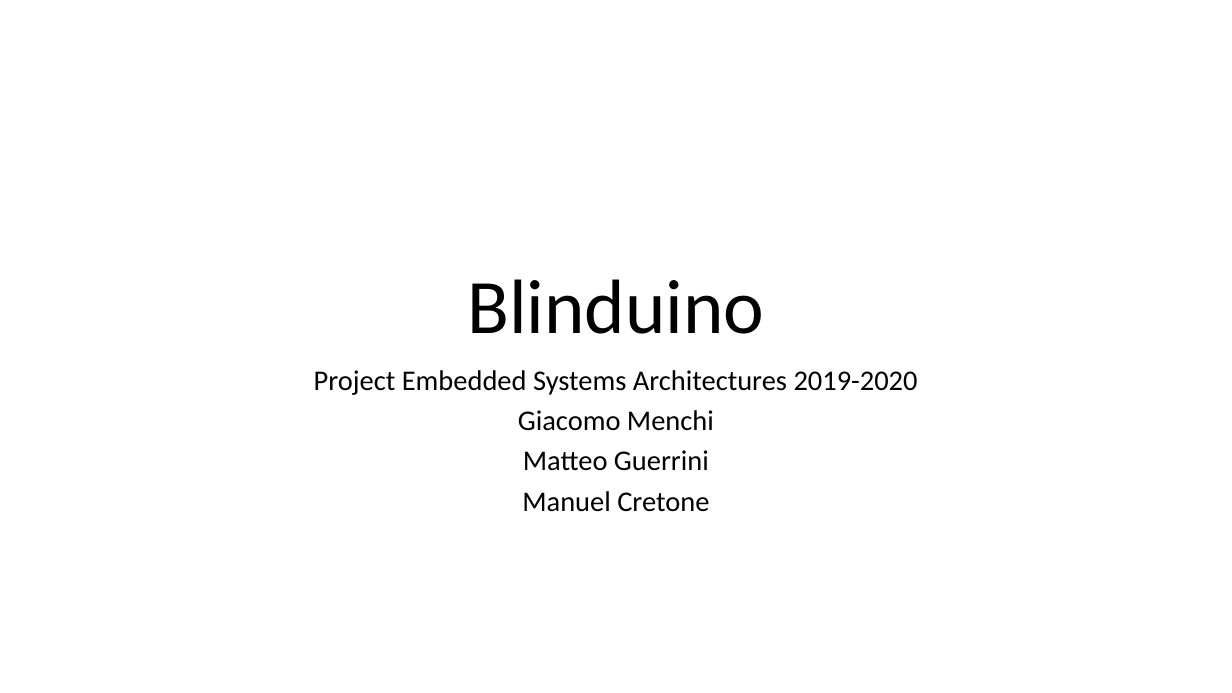
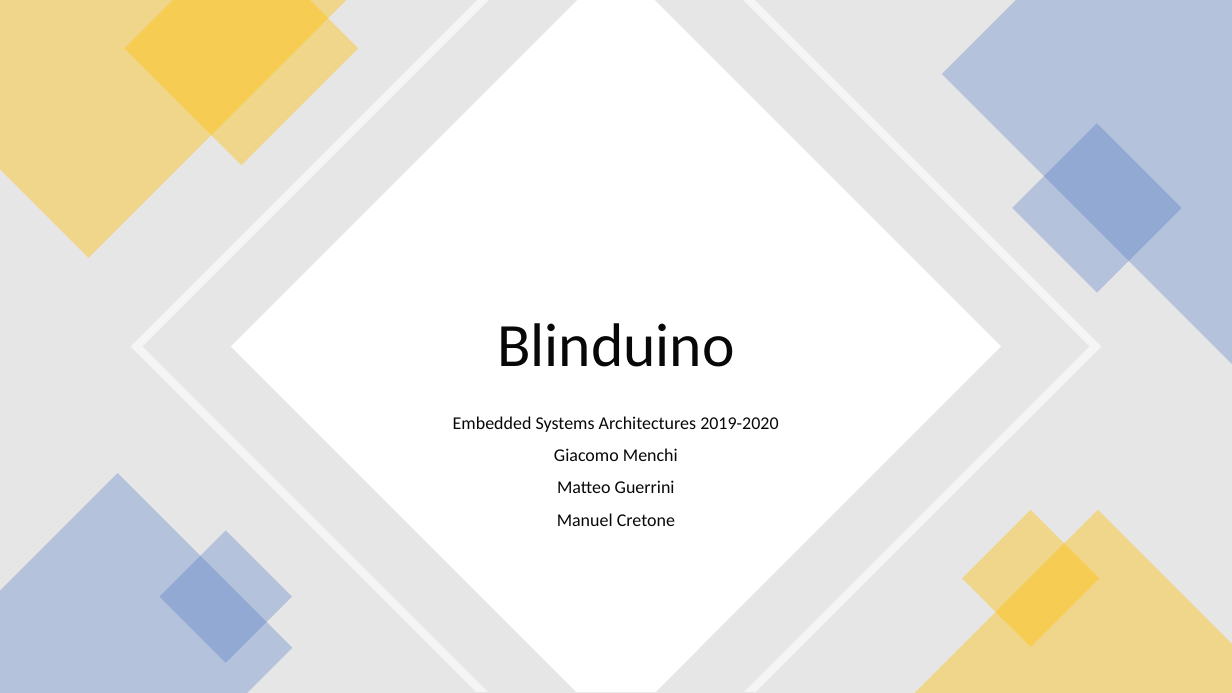
Before and after one commit to TheSmetz/Blinduino, a slide deck: slide 1 of Blinduino.pptx. Drawn at 1232x693 pixels with LibreOffice and Linux fonts; fonts in the diff are those of the drawing. Boxes give left, top, right and bottom in pixels: in the first picture for what was removed or moved away, otherwise in the second. Text is boxed around its words. In the diff, an @@ line names an element or a change of style, - is before the commit and + after.

Commit message:
Updated Blinduino presentation

```diff
--- a/Blinduino.pptx
+++ b/Blinduino.pptx
@@ rectangle added at [0,0,1232,693], fill #E7E6E6 @@
@@ freeform shape added at [0,0,346,258], fill #FFC000 at 40% opacity @@
@@ freeform shape added at [125,0,359,166], fill #FFC000 at 40% opacity @@
@@ freeform shape added at [130,0,1102,693], fill #FFFFFF at 60% opacity @@
@@ freeform shape added at [231,0,1001,693], fill #FFFFFF @@
@@ freeform shape added at [942,0,1232,364], fill #4472C4 at 30% opacity @@
@@ rectangle added at [1012,123,1182,293], fill #4472C4 at 30% opacity @@
@@ title "Blinduino": place and size @@
-title "Blinduino" at [467,279,764,334]
+title "Blinduino" at [497,323,735,367]
@@ title "Blinduino" at [497,323,735,367]: size 60 to 48 pt, text colour #000000 to #080808; vertical alignment bottom to middle @@
@@ subtitle "Embedded Systems Architectures 2019-2020": place and size @@
-subtitle "Embedded Systems Architectures 2019-2020" at [314,370,918,512]
+subtitle "Embedded Systems Architectures 2019-2020" at [453,416,778,526]
@@ subtitle at [453,416,778,432]: text changed; size 22.2 to 14 pt; text colour #000000 to #080808 @@
-Project Embedded Systems Architectures 2019-2020
+Embedded Systems Architectures 2019-2020
@@ subtitle at [554,448,678,526]: size 22.2 to 14 pt, text colour #000000 to #080808 in "Giacomo Menchi", "Matteo Guerrini", "Manuel Cretone"; line spacing 0.8 to 0.9 @@
@@ freeform shape added at [0,474,292,693], fill #4472C4 at 30% opacity @@
@@ rectangle added at [962,509,1100,647], fill #FFC000 at 40% opacity @@
@@ rectangle added at [160,530,293,664], fill #4472C4 at 30% opacity @@
@@ freeform shape added at [914,510,1232,693], fill #FFC000 at 40% opacity @@
```
Also in this commit, not shown: 5 other slides changed, 3 slides added, 3 slides removed.
